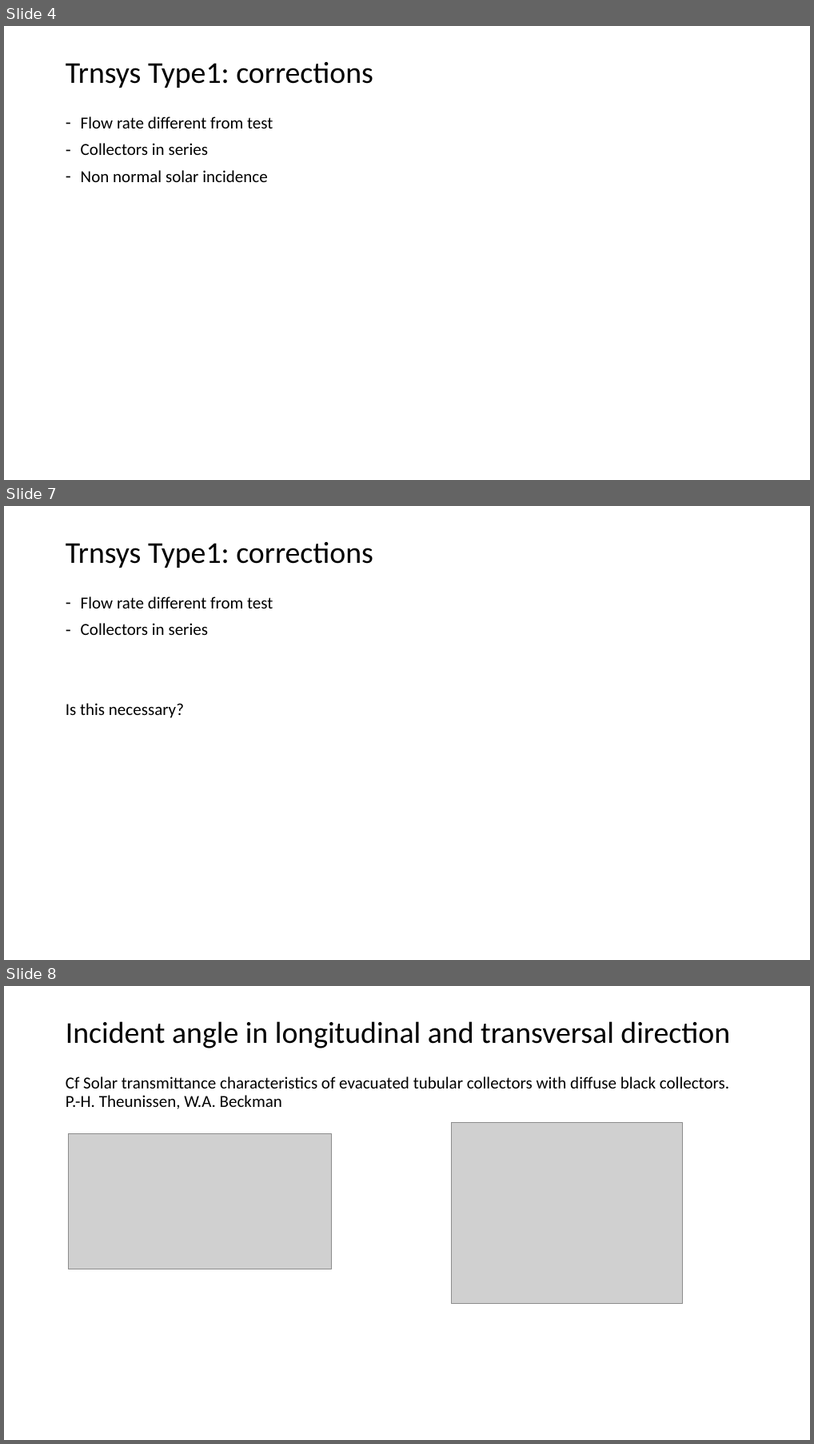
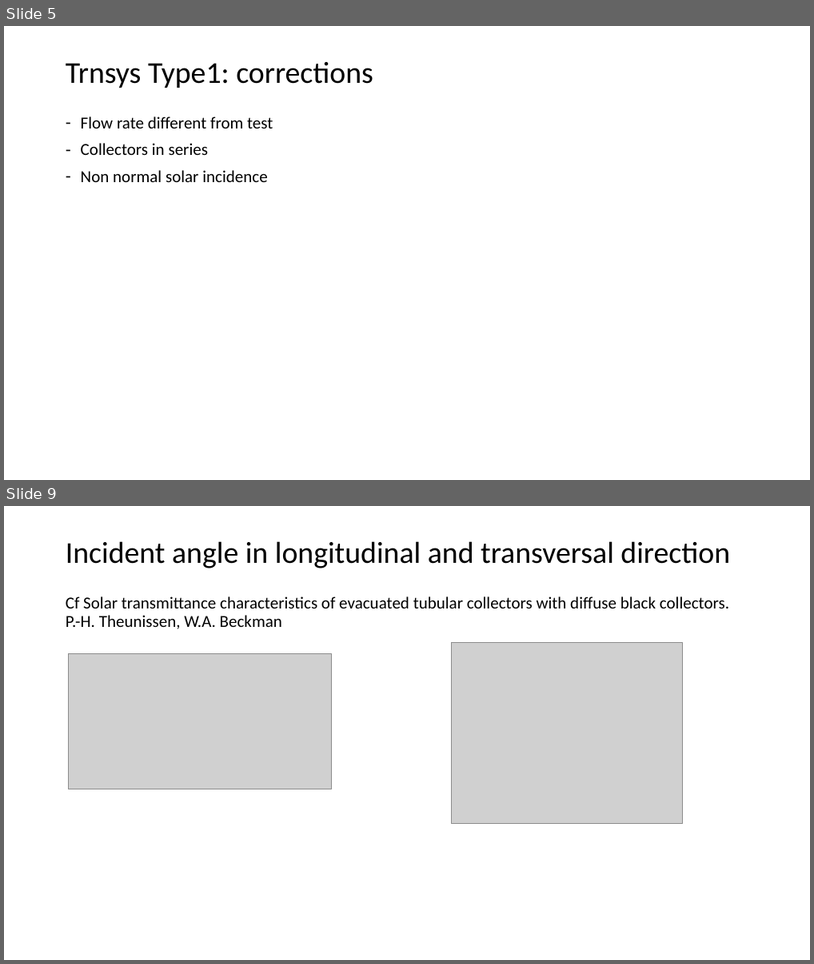
Before and after one commit to MargotDePauw/TETRA-warmtenetten, a slide deck: model zonnecollector/achtergrond/Solar collector.pptx. Shown one above the other, each under a label of ours: slides 4, 7 and 8 before the commit, slides 5 and 9 after it; the slides between them are not shown. The pictures are 814x1444 and 814x964 pixels, drawn with LibreOffice and Linux fonts; fonts in the diff are those of the drawing; grey boxes stand for pictures. Boxes give left, top, right and bottom in pixels: in the first picture for what was removed or moved away, otherwise in the second. Text is boxed around its words. In the diff, an @@ line names an element or a change of style, - is before the commit and + after.

Commit message:
zonnecollector: IAM voor long en transv richting, berekening met en zonder inertie, correctie ifv debiet. Geverifieerd met trnsys Type71 en Type538.

```diff
--- a/model zonnecollector/achtergrond/Solar collector.pptx
+++ b/model zonnecollector/achtergrond/Solar collector.pptx
@@ slide 7 removed at bbox=[4, 506, 810, 960], background #FFFFFF @@
@@ title removed at bbox=[66, 542, 374, 568] @@
-Trnsys Type1: corrections
@@ text removed at bbox=[66, 596, 273, 718] @@
-– Flow rate different from test
-– Collectors in series
-Is this necessary?
@@ what was slide 4 is now slide 5 @@
@@ what was slide 8 is now slide 9 @@
```
Also in this commit, not shown: 2 slides changed, 6 slides added, 2 other files.
